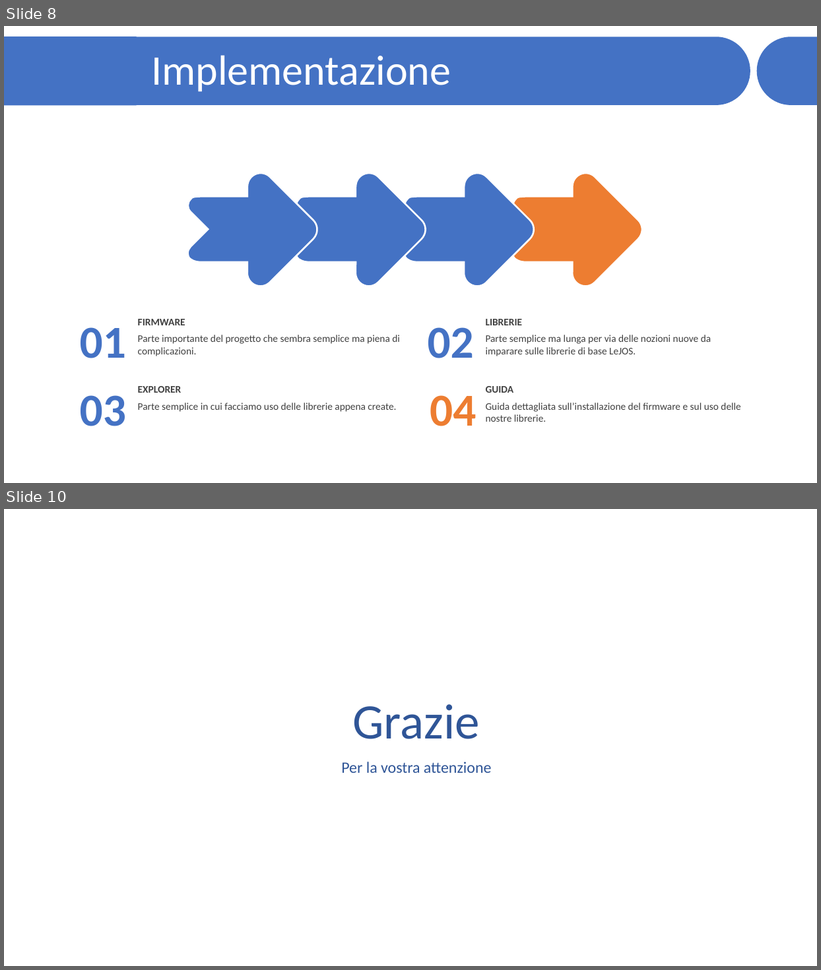
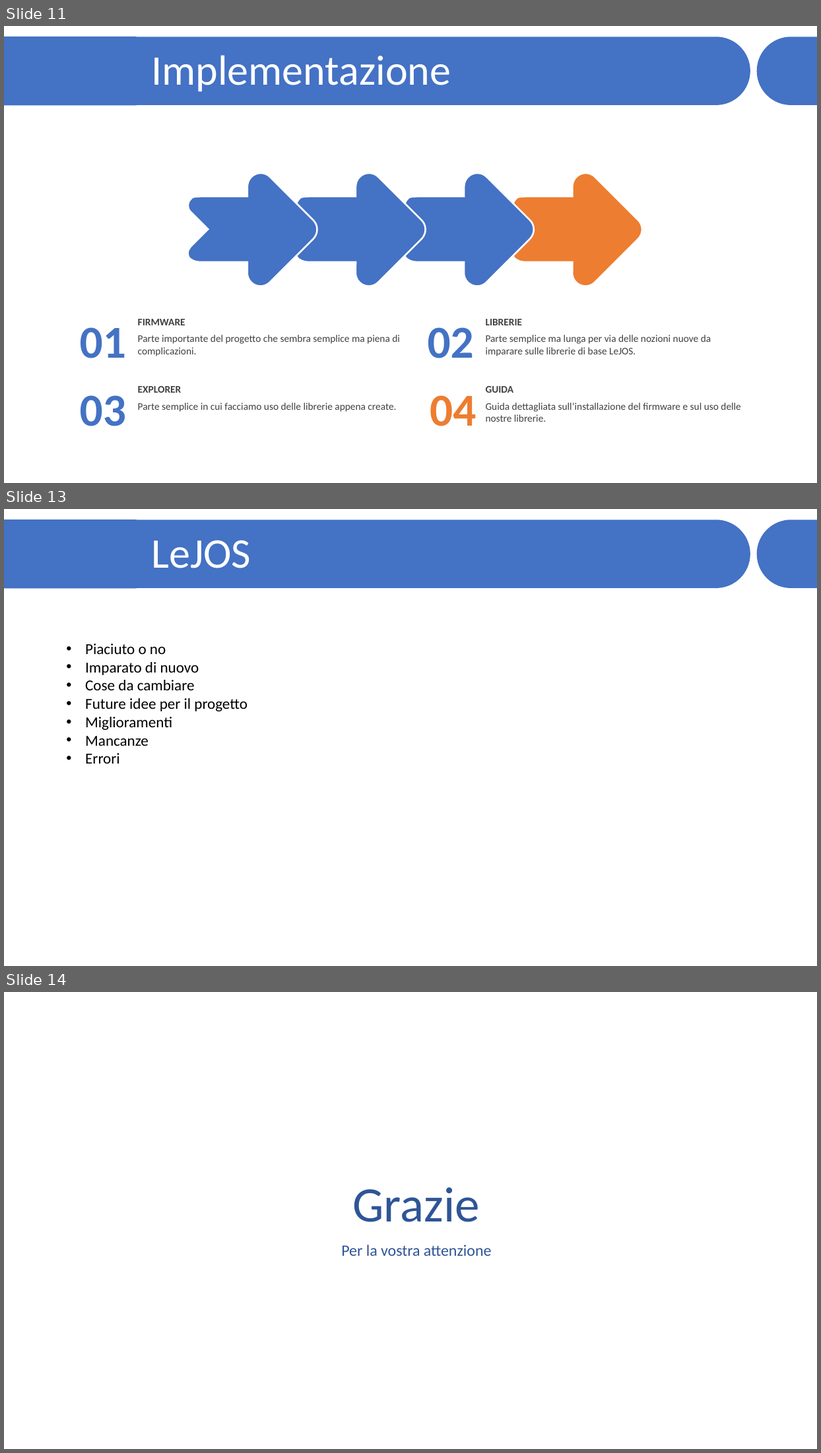
Before and after one commit to JariNaeser/Progetto2, a slide deck: presentazione/Presentazione - Näser Gübeli.pptx. Shown one above the other, each under a label of ours: slides 8 and 10 before the commit, slides 11, 13 and 14 after it; the slides between them are not shown. The pictures are 821x970 and 821x1453 pixels, drawn with LibreOffice and Linux fonts; fonts in the diff are those of the drawing; background and template pictures are left out. Boxes give left, top, right and bottom in pixels: in the first picture for what was removed or moved away, otherwise in the second. Text is boxed around its words. In the diff, an @@ line names an element or a change of style, - is before the commit and + after.

```diff
--- a/presentazione/Presentazione - Näser Gübeli.pptx
+++ b/presentazione/Presentazione - Näser Gübeli.pptx
@@ slide 13 added at [4,509,817,966], background #FFFFFF; not listed: 3 template elements that a slide beside it also shows @@
@@ rectangle added at [4,520,137,588], fill #4472C4 @@
@@ text added at [152,540,252,568], 50 pt, text #FFFFFF @@
+LeJOS
@@ text added at [85,644,248,764], 18 pt, text #000000 @@
+• Piaciuto o no
+• Imparato di nuovo
+• Cose da cambiare
+• Future idee per il progetto
+• Miglioramenti
+• Mancanze
+• Errori
@@ what was slide 8 is now slide 11 @@
@@ what was slide 10 is now slide 14 @@
```
Also in this commit, not shown: 4 slides changed, 5 other slides added, 2 slides removed.
